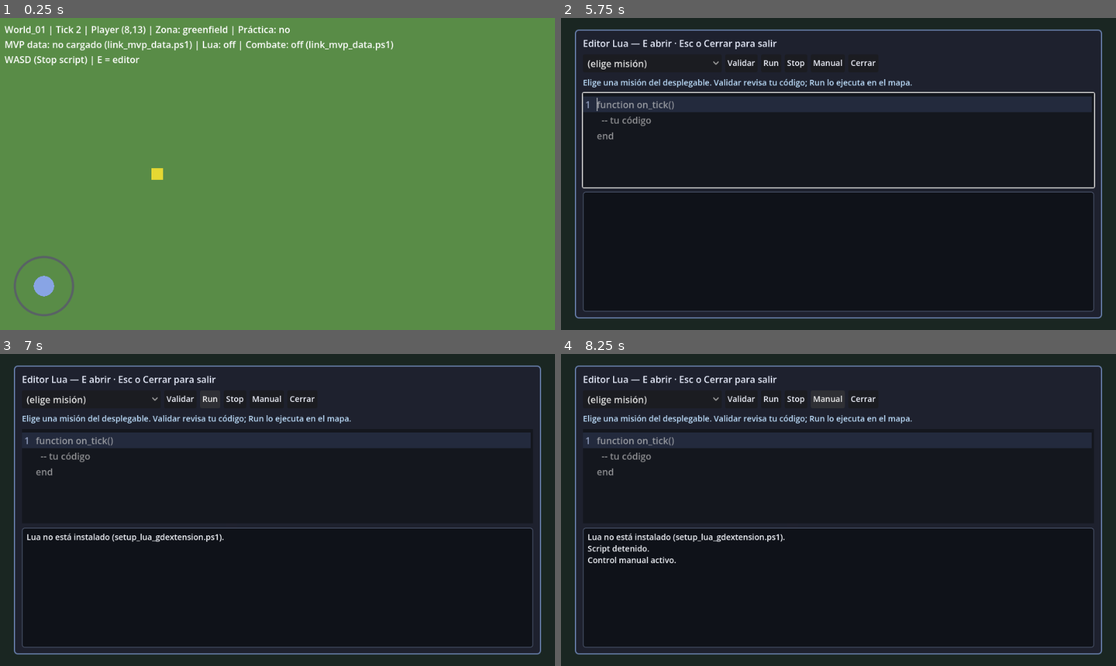
Above: before the commit, frames 1-4 (two rows, left to right).
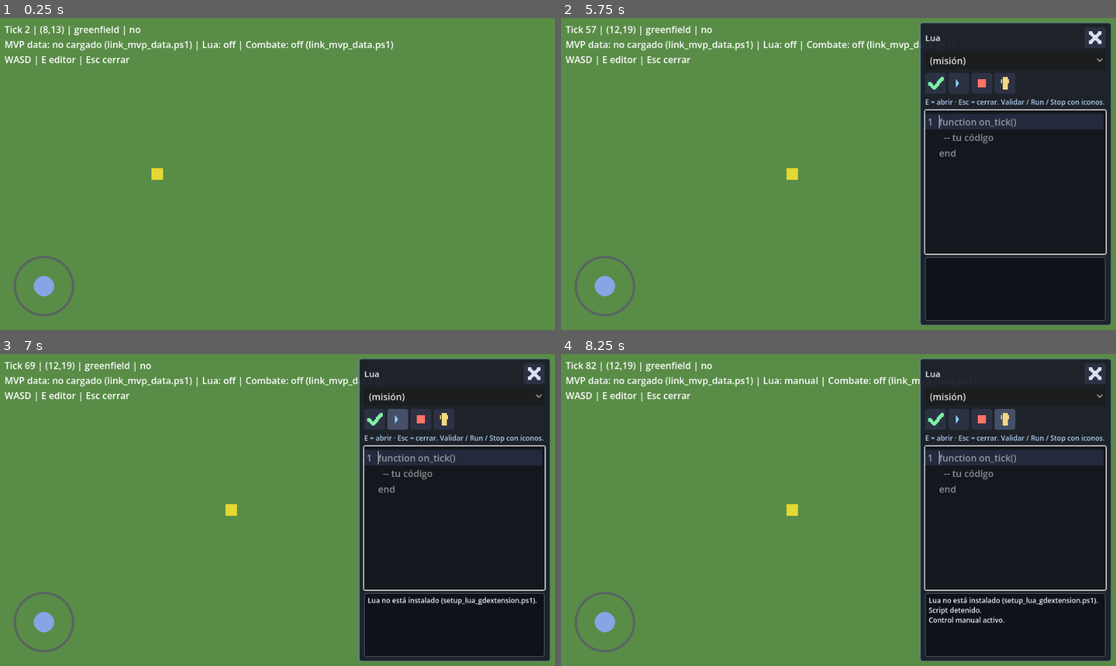
Above: after the commit, the same moments.

Repository: rpglearndev/rpglearn
Game: Godot game, scene res://scenes/world/world_01.tscn
Two runs of this game, one before a commit and one after it. Both use one fixed random seed, a clock stepped at 60 frames per second and the inputs below.
Inputs (mouse positions are in pixels of both pictures, inside the frame that each line leads up to; where the layout moved, square brackets give the same spot in the first picture):
- Up to frame 1 (0.25 s): no input
- Up to frame 2 (5.75 s): tap Enter at 0.5, 3.5 s; drag from (605, 286) to (894, 105) at 0.52 s; drag from (727, 189) to (810, 236) at 1.27 s; tap Space at 2, 5 s; move the mouse to (894, 105) at 2.02 s; hold D 2.03-2.75 s; click (894, 105) at 2.17 s; drag from (810, 236) to (672, 127) at 2.77 s; move the mouse to (1005, 220) at 3.52 s; hold A 3.53-4.25 s; click (1005, 220) at 3.67 s; tap M (debug_mvp_reload) at 4.15 s; drag from (672, 127) to (755, 96) at 4.27 s; move the mouse to (866, 174) at 5.02 s; hold S from 5.03 s (still down); click (866, 174) at 5.17 s; tap E (toggle_lua_editor) at 5.65 s
- Up to frame 3 (7 s): release S at 5.75 s; click (377, 419) [177, 400] at 5.75 s; click (399, 419) [210, 400] at 6.5 s
- Up to frame 4 (8.25 s): click (982, 419) [794, 400] at 7.25 s; click (1005, 419) [827, 400] at 8 s

The runs differ from the first frame. In frame 1, 1.0% of the frame differs, in the area x 0-53%, y 2-16%; in frame 2, 72%; in frame 3, 72%; in frame 4, 72%, in the area x 0-100%, y 0-100%.

Commit message:
feat(client): dock Lua editor on right with icon toolbar
Side panel keeps map visible while coding; block WASD unless Manual mode;
fix strict bool typing in tick input gate.

Co-authored-by: Cursor <cursoragent@cursor.com>

Diff:
--- a/client/godot/scenes/world/world_01.gd
+++ b/client/godot/scenes/world/world_01.gd
@@ -64,8 +64,9 @@
 
 
 func _on_tick_processed(_tick_index: int) -> void:
+	var manual_input_allowed: bool = not _lua_editor.is_open() or _editor_ctrl.is_manual_override()
 	var manual_dir := Vector2i.ZERO
-	if not _lua_editor.is_open():
+	if manual_input_allowed:
 		manual_dir = _manual_input.effective_direction()
 	if manual_dir != Vector2i.ZERO:
 		if _editor_ctrl.is_script_running():
@@ -80,7 +81,7 @@
 				var raw: String = _lua_runner.get_last_lua_error()
 				if not raw.is_empty() and _lua_editor.is_open():
 					_lua_editor.log_console(_editor_ctrl.on_script_runtime_error(raw))
-	elif _editor_ctrl.allows_manual_tick():
+	elif _editor_ctrl.allows_manual_tick() and manual_input_allowed:
 		_manual_input.on_tick_processed(world, &"player")
 	_sync_entity_visuals()
 	_refresh_hud()
@@ -121,9 +122,6 @@
 
 
 func _refresh_hud() -> void:
-	if _lua_editor.is_open():
-		_hud_layer.visible = false
-		return
 	_hud_layer.visible = true
 	var cell: Vector2i = world.get_entity_position(&"player")
 	var zone_id: int = _zone_map.get_zone(cell)
@@ -136,7 +134,7 @@
 		lua_line = "Lua: ON"
 	var combat_line := _combat_hud_line()
 	_hud.text = (
-		"World_01 | Tick %d | Player (%d,%d) | Zona: %s | Práctica: %s\n%s | %s | %s\nWASD (Stop script) | E = editor"
+		"Tick %d | (%d,%d) | %s | %s\n%s | %s | %s\nWASD | E editor | Esc cerrar"
 		% [world.tick_index, cell.x, cell.y, _WorldZone.id_to_string(zone_id), practice, data_line, lua_line, combat_line]
 	)
 
@@ -179,7 +177,7 @@
 
 
 func _unhandled_key_input(event: InputEvent) -> void:
-	if _lua_editor.is_open():
+	if _lua_editor.is_open() and not _editor_ctrl.is_manual_override():
 		return
 	if _editor_ctrl.is_script_running() and event is InputEventKey:
 		var key := event as InputEventKey
--- a/client/godot/scripts/ui/lua_code_editor_panel.gd
+++ b/client/godot/scripts/ui/lua_code_editor_panel.gd
@@ -1,15 +1,17 @@
 extends CanvasLayer
-## Editor Lua in-game: CodeEdit, Run/Stop, consola i18n, plantillas por quest_id (US-031).
+## Editor Lua acoplado a la derecha: mapa visible, botones con iconos (US-031 UX).
 
 const LuaEditorController := preload("res://scripts/ui/lua_editor_controller.gd")
 const QuestValidationI18n := preload("res://scripts/quest/quest_validation_i18n.gd")
 const LuaCodeEditTheme := preload("res://scripts/ui/lua_code_edit_theme.gd")
+const LuaEditorIcons := preload("res://scripts/ui/lua_editor_icons.gd")
+
+const DOCK_WIDTH := 340
 
 signal closed
 
 var controller: LuaEditorController = null
 
-var _backdrop: ColorRect
 var _panel: PanelContainer
 var _objective: Label
 var _code_edit: CodeEdit
@@ -46,6 +48,9 @@
 	visible = true
 	_update_objective_label()
 	_code_edit.grab_focus()
+	# Evita que teclas ya pulsadas (WASD) muevan al personaje al abrir.
+	if controller != null and controller.manual_input != null:
+		controller.manual_input.clear_active(controller.world, controller.entity_id)
 
 
 func close_editor() -> void:
@@ -85,7 +90,6 @@
 
 
 func log_console(result: Dictionary) -> void:
-	## Mensaje legible (validación u otros) sin prefijo técnico duplicado.
 	var text: String = str(result.get("text", ""))
 	if text.is_empty():
 		return
@@ -101,89 +105,105 @@
 
 
 func _build_ui() -> void:
-	_backdrop = ColorRect.new()
-	_backdrop.set_anchors_and_offsets_preset(Control.PRESET_FULL_RECT)
-	_backdrop.color = Color(0.05, 0.06, 0.1, 0.82)
-	_backdrop.mouse_filter = Control.MOUSE_FILTER_STOP
-	add_child(_backdrop)
-
-	var center := MarginContainer.new()
-	center.set_anchors_and_offsets_preset(Control.PRESET_FULL_RECT)
-	center.add_theme_constant_override("margin_left", 24)
-	center.add_theme_constant_override("margin_right", 24)
-	center.add_theme_constant_override("margin_top", 20)
-	center.add_theme_constant_override("margin_bottom", 20)
-	_backdrop.add_child(center)
+	var root := Control.new()
+	root.set_anchors_and_offsets_preset(Control.PRESET_FULL_RECT)
+	root.mouse_filter = Control.MOUSE_FILTER_IGNORE
+	add_child(root)
+
+	var row := HBoxContainer.new()
+	row.set_anchors_and_offsets_preset(Control.PRESET_FULL_RECT)
+	row.mouse_filter = Control.MOUSE_FILTER_IGNORE
+	root.add_child(row)
+
+	var passthrough := Control.new()
+	passthrough.size_flags_horizontal = Control.SIZE_EXPAND_FILL
+	passthrough.mouse_filter = Control.MOUSE_FILTER_IGNORE
+	row.add_child(passthrough)
+
+	var dock_margin := MarginContainer.new()
+	dock_margin.mouse_filter = Control.MOUSE_FILTER_STOP
+	dock_margin.custom_minimum_size.x = DOCK_WIDTH
+	dock_margin.add_theme_constant_override("margin_top", 8)
+	dock_margin.add_theme_constant_override("margin_bottom", 8)
+	dock_margin.add_theme_constant_override("margin_right", 8)
+	row.add_child(dock_margin)
 
 	_panel = PanelContainer.new()
-	_panel.size_flags_horizontal = Control.SIZE_EXPAND_FILL
 	_panel.size_flags_vertical = Control.SIZE_EXPAND_FILL
 	var panel_style := StyleBoxFlat.new()
-	panel_style.bg_color = Color(0.12, 0.13, 0.18, 0.98)
-	panel_style.border_color = Color(0.45, 0.55, 0.75, 0.9)
-	panel_style.set_border_width_all(2)
-	panel_style.set_corner_radius_all(6)
-	panel_style.content_margin_left = 14
-	panel_style.content_margin_right = 14
-	panel_style.content_margin_top = 12
-	panel_style.content_margin_bottom = 12
+	panel_style.bg_color = Color(0.1, 0.11, 0.15, 0.94)
+	panel_style.border_color = Color(0.4, 0.5, 0.65, 0.85)
+	panel_style.set_border_width_all(1)
+	panel_style.set_border_width(SIDE_LEFT, 2)
+	panel_style.set_corner_radius_all(4)
+	panel_style.content_margin_left = 10
+	panel_style.content_margin_right = 10
+	panel_style.content_margin_top = 8
+	panel_style.content_margin_bottom = 8
 	_panel.add_theme_stylebox_override("panel", panel_style)
-	center.add_child(_panel)
+	dock_margin.add_child(_panel)
 
 	var vbox := VBoxContainer.new()
-	vbox.add_theme_constant_override("separation", 8)
+	vbox.add_theme_constant_override("separation", 6)
 	_panel.add_child(vbox)
 
+	var header := HBoxContainer.new()
+	header.add_theme_constant_override("separation", 6)
+	vbox.add_child(header)
+
 	var title := Label.new()
-	title.text = "Editor Lua — E abrir · Esc o Cerrar para salir"
-	title.add_theme_color_override("font_color", Color(0.92, 0.94, 1.0))
-	title.add_theme_font_size_override("font_size", 16)
-	vbox.add_child(title)
+	title.text = "Lua"
+	title.size_flags_horizontal = Control.SIZE_EXPAND_FILL
+	title.add_theme_color_override("font_color", Color(0.9, 0.93, 1.0))
+	title.add_theme_font_size_override("font_size", 15)
+	header.add_child(title)
+
+	_close_btn = _make_icon_button(LuaEditorIcons.close(), "Cerrar (Esc)")
+	header.add_child(_close_btn)
+
+	_quest_select = OptionButton.new()
+	_quest_select.size_flags_horizontal = Control.SIZE_EXPAND_FILL
+	vbox.add_child(_quest_select)
 
 	var toolbar := HBoxContainer.new()
-	toolbar.add_theme_constant_override("separation", 6)
+	toolbar.add_theme_constant_override("separation", 4)
 	vbox.add_child(toolbar)
 
-	_quest_select = OptionButton.new()
-	_quest_select.custom_minimum_size.x = 240
-	toolbar.add_child(_quest_select)
-
-	_validate_btn = _make_toolbar_button("Validar")
-	_run_btn = _make_toolbar_button("Run")
-	_stop_btn = _make_toolbar_button("Stop")
-	_override_btn = _make_toolbar_button("Manual")
-	_close_btn = _make_toolbar_button("Cerrar")
-	for b in [_validate_btn, _run_btn, _stop_btn, _override_btn, _close_btn]:
+	_validate_btn = _make_icon_button(LuaEditorIcons.validate(), "Validar script")
+	_run_btn = _make_icon_button(LuaEditorIcons.run(), "Ejecutar (Run)")
+	_stop_btn = _make_icon_button(LuaEditorIcons.stop(), "Detener (Stop)")
+	_override_btn = _make_icon_button(LuaEditorIcons.manual(), "Control manual (WASD)")
+	for b in [_validate_btn, _run_btn, _stop_btn, _override_btn]:
 		toolbar.add_child(b)
 
 	_objective = Label.new()
 	_objective.autowrap_mode = TextServer.AUTOWRAP_WORD_SMART
-	_objective.add_theme_color_override("font_color", Color(0.75, 0.88, 1.0))
-	_objective.add_theme_font_size_override("font_size", 14)
+	_objective.max_lines_visible = 3
+	_objective.add_theme_color_override("font_color", Color(0.7, 0.82, 0.95))
+	_objective.add_theme_font_size_override("font_size", 12)
 	vbox.add_child(_objective)
 
 	_code_edit = CodeEdit.new()
-	_code_edit.custom_minimum_size.y = 120
+	_code_edit.custom_minimum_size.y = 100
 	_code_edit.size_flags_vertical = Control.SIZE_EXPAND_FILL
-	_code_edit.size_flags_stretch_ratio = 0.38
+	_code_edit.size_flags_stretch_ratio = 1.0
 	_code_edit.placeholder_text = "function on_tick()\n  -- tu código\nend"
 	_code_edit.gutters_draw_line_numbers = true
 	LuaCodeEditTheme.apply(_code_edit)
 	vbox.add_child(_code_edit)
 
 	var console_panel := PanelContainer.new()
-	console_panel.custom_minimum_size.y = 200
-	console_panel.size_flags_vertical = Control.SIZE_EXPAND_FILL
-	console_panel.size_flags_stretch_ratio = 0.48
+	console_panel.custom_minimum_size.y = 110
+	console_panel.size_flags_vertical = Control.SIZE_SHRINK_END
 	var console_style := StyleBoxFlat.new()
 	console_style.bg_color = Color(0.06, 0.07, 0.1, 1.0)
-	console_style.border_color = Color(0.35, 0.4, 0.5)
+	console_style.border_color = Color(0.32, 0.38, 0.48)
 	console_style.set_border_width_all(1)
-	console_style.set_corner_radius_all(4)
-	console_style.content_margin_left = 8
-	console_style.content_margin_right = 8
-	console_style.content_margin_top = 6
-	console_style.content_margin_bottom = 6
+	console_style.set_corner_radius_all(3)
+	console_style.content_margin_left = 6
+	console_style.content_margin_right = 6
+	console_style.content_margin_top = 4
+	console_style.content_margin_bottom = 4
 	console_panel.add_theme_stylebox_override("panel", console_style)
 	vbox.add_child(console_panel)
 
@@ -199,36 +219,45 @@
 	_console.fit_content = true
 	_console.autowrap_mode = TextServer.AUTOWRAP_WORD_SMART
 	_console.size_flags_horizontal = Control.SIZE_EXPAND_FILL
-	_console.add_theme_color_override("default_color", Color(0.95, 0.96, 0.98))
-	_console.add_theme_font_size_override("normal_font_size", 14)
+	_console.add_theme_color_override("default_color", Color(0.92, 0.94, 0.98))
+	_console.add_theme_font_size_override("normal_font_size", 12)
 	_console_scroll.add_child(_console)
 
 
-func _make_toolbar_button(label: String) -> Button:
+func _make_icon_button(icon_tex: ImageTexture, tooltip: String) -> Button:
 	var btn := Button.new()
-	btn.text = label
-	_style_button(btn)
+	btn.icon = icon_tex
+	btn.expand_icon = true
+	btn.text = ""
+	btn.tooltip_text = tooltip
+	btn.custom_minimum_size = Vector2(36, 36)
+	btn.focus_mode = Control.FOCUS_NONE
+	var normal := StyleBoxFlat.new()
+	normal.bg_color = Color(0.18, 0.2, 0.28, 0.9)
+	normal.set_corner_radius_all(4)
+	var hover := normal.duplicate()
+	hover.bg_color = Color(0.28, 0.32, 0.42, 0.95)
+	var pressed := normal.duplicate()
+	pressed.bg_color = Color(0.14, 0.16, 0.22, 1.0)
+	btn.add_theme_stylebox_override("normal", normal)
+	btn.add_theme_stylebox_override("hover", hover)
+	btn.add_theme_stylebox_override("pressed", pressed)
+	btn.add_theme_stylebox_override("focus", normal)
 	return btn
-
-
-func _style_button(ctrl: Control) -> void:
-	if ctrl is Button:
-		ctrl.add_theme_color_override("font_color", Color(0.95, 0.96, 1.0))
-		ctrl.add_theme_font_size_override("font_size", 14)
 
 
 func _update_objective_label() -> void:
 	var qid := get_selected_quest_id()
 	var goal := QuestValidationI18n.goal_for_quest(qid)
 	if goal.is_empty():
-		_objective.text = "Elige una misión del desplegable. Validar revisa tu código; Run lo ejecuta en el mapa."
+		_objective.text = "E = abrir · Esc = cerrar. Validar / Run / Stop con iconos."
 	else:
-		_objective.text = "Objetivo: %s" % goal
+		_objective.text = goal
 
 
 func populate_quests() -> void:
 	_quest_select.clear()
-	_quest_select.add_item("(elige misión)", -1)
+	_quest_select.add_item("(misión)", -1)
 	if not MvpData.is_loaded():
 		return
 	for quest in MvpData.store.quests:
--- /dev/null
+++ b/client/godot/scripts/ui/lua_editor_icons.gd
@@ -0,0 +1,79 @@
+class_name LuaEditorIcons
+extends RefCounted
+## Iconos 20×20 para la barra del editor Lua (sin assets externos).
+
+
+static func validate() -> ImageTexture:
+	return _icon(_draw_check, Color(0.5, 0.95, 0.65))
+
+
+static func run() -> ImageTexture:
+	return _icon(_draw_play, Color(0.55, 0.85, 1.0))
+
+
+static func stop() -> ImageTexture:
+	return _icon(_draw_stop, Color(1.0, 0.45, 0.4))
+
+
+static func manual() -> ImageTexture:
+	return _icon(_draw_hand, Color(0.95, 0.85, 0.5))
+
+
+static func close() -> ImageTexture:
+	return _icon(_draw_close, Color(0.85, 0.88, 0.95))
+
+
+static func _icon(draw_fn: Callable, color: Color) -> ImageTexture:
+	var img := Image.create(20, 20, false, Image.FORMAT_RGBA8)
+	img.fill(Color(0, 0, 0, 0))
+	draw_fn.call(img, color)
+	return ImageTexture.create_from_image(img)
+
+
+static func _draw_play(img: Image, c: Color) -> void:
+	for y in range(5, 15):
+		for x in range(7, 16):
+			if x - 7 < (y - 5) * 0.55 and x - 7 < (14 - y) * 0.55:
+				img.set_pixel(x, y, c)
+
+
+static func _draw_stop(img: Image, c: Color) -> void:
+	for y in range(6, 14):
+		for x in range(6, 14):
+			img.set_pixel(x, y, c)
+
+
+static func _draw_check(img: Image, c: Color) -> void:
+	var pts := [Vector2i(4, 10), Vector2i(8, 14), Vector2i(16, 5)]
+	for i in pts.size() - 1:
+		_line(img, pts[i], pts[i + 1], c)
+
+
+static func _draw_hand(img: Image, c: Color) -> void:
+	for y in range(4, 16):
+		for x in range(8, 13):
+			img.set_pixel(x, y, c)
+	for y in range(6, 10):
+		img.set_pixel(6, y, c)
+		img.set_pixel(13, y, c)
+
+
+static func _draw_close(img: Image, c: Color) -> void:
+	_line(img, Vector2i(5, 5), Vector2i(14, 14), c)
+	_line(img, Vector2i(14, 5), Vector2i(5, 14), c)
+
+
+static func _line(img: Image, a: Vector2i, b: Vector2i, c: Color) -> void:
+	var d := b - a
+	var steps := maxi(absi(d.x), absi(d.y))
+	if steps == 0:
+		img.set_pixel(a.x, a.y, c)
+		return
+	for i in steps + 1:
+		var t := float(i) / float(steps)
+		var p := Vector2i(int(round(lerpf(float(a.x), float(b.x), t))), int(round(lerpf(float(a.y), float(b.y), t))))
+		for ox in [-1, 0, 1]:
+			for oy in [-1, 0, 1]:
+				var q := p + Vector2i(ox, oy)
+				if q.x >= 0 and q.y >= 0 and q.x < 20 and q.y < 20:
+					img.set_pixel(q.x, q.y, c)
